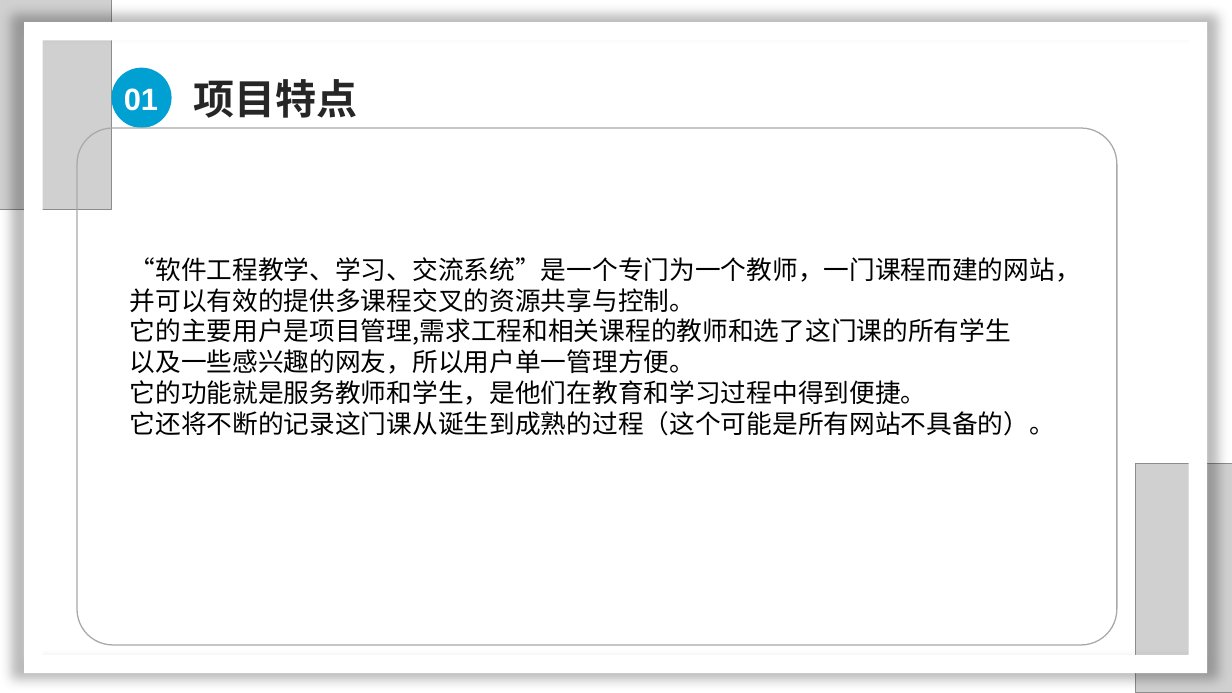
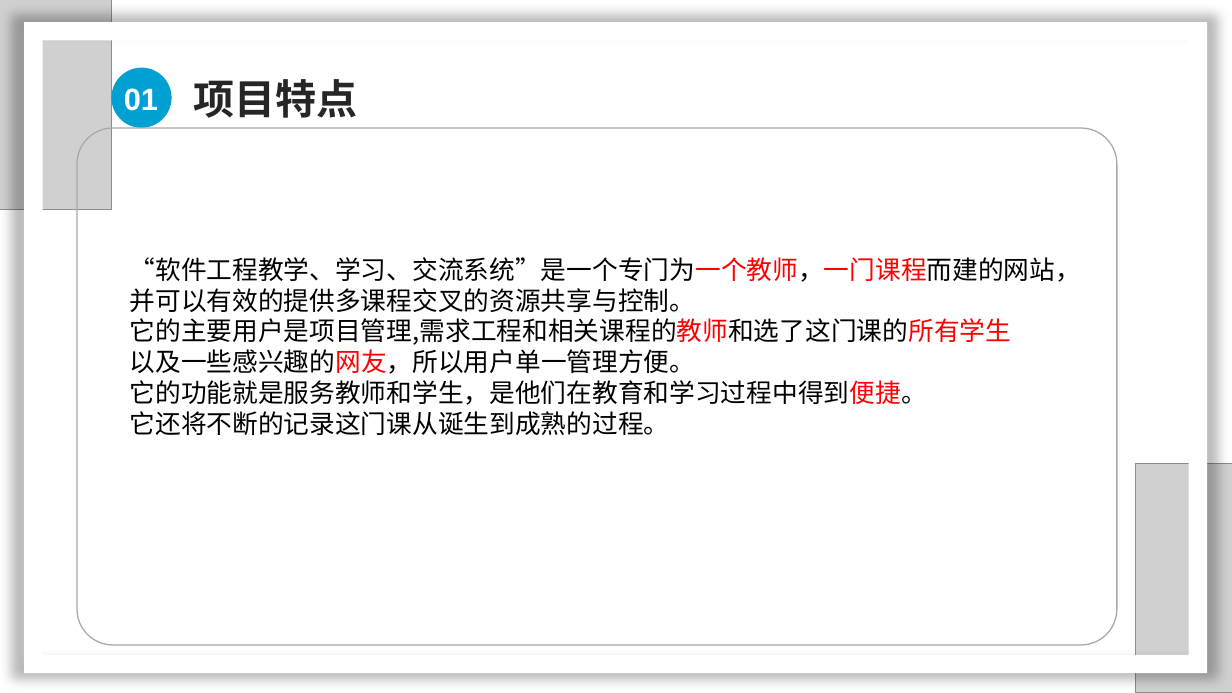
Before and after one commit to SarielX98/PRD2018G14, a slide deck: slide 5 of 受控文档/PPT/软件需求工程审核PPT.pptx. Drawn at 1232x693 pixels with LibreOffice and Linux fonts; fonts in the diff are those of the drawing; grey boxes stand for pictures; background and template pictures are left out. Boxes give left, top, right and bottom in pixels: in the first picture for what was removed or moved away, otherwise in the second. Text is boxed around its words. In the diff, an @@ line names an element or a change of style, - is before the commit and + after.

```diff
--- a/受控文档/PPT/软件需求工程审核PPT.pptx
+++ b/受控文档/PPT/软件需求工程审核PPT.pptx
@@ text at [130,257,1081,405]: text colour #000000 to #FF0000 in "“软件工程教学、学习、交流系统”是一个专门为一个教师，一门课程而建的网站，", "它的主要用户是项目管理,需求工程和相关课程的教师和选了这门课的所有学生", "以及一些感兴趣的网友，所以用户单一管理方便。", "它的功能就是服务教师和学生，是他们在教育和学习过程中得到便捷。" @@
@@ text at [130,411,670,435]: text changed @@
-它还将不断的记录这门课从诞生到成熟的过程（这个可能是所有网站不具备的）。
+它还将不断的记录这门课从诞生到成熟的过程。
```
Also in this commit, not shown: 19 other slides changed, 10 slides added, 1 slide removed, 1 other file.
